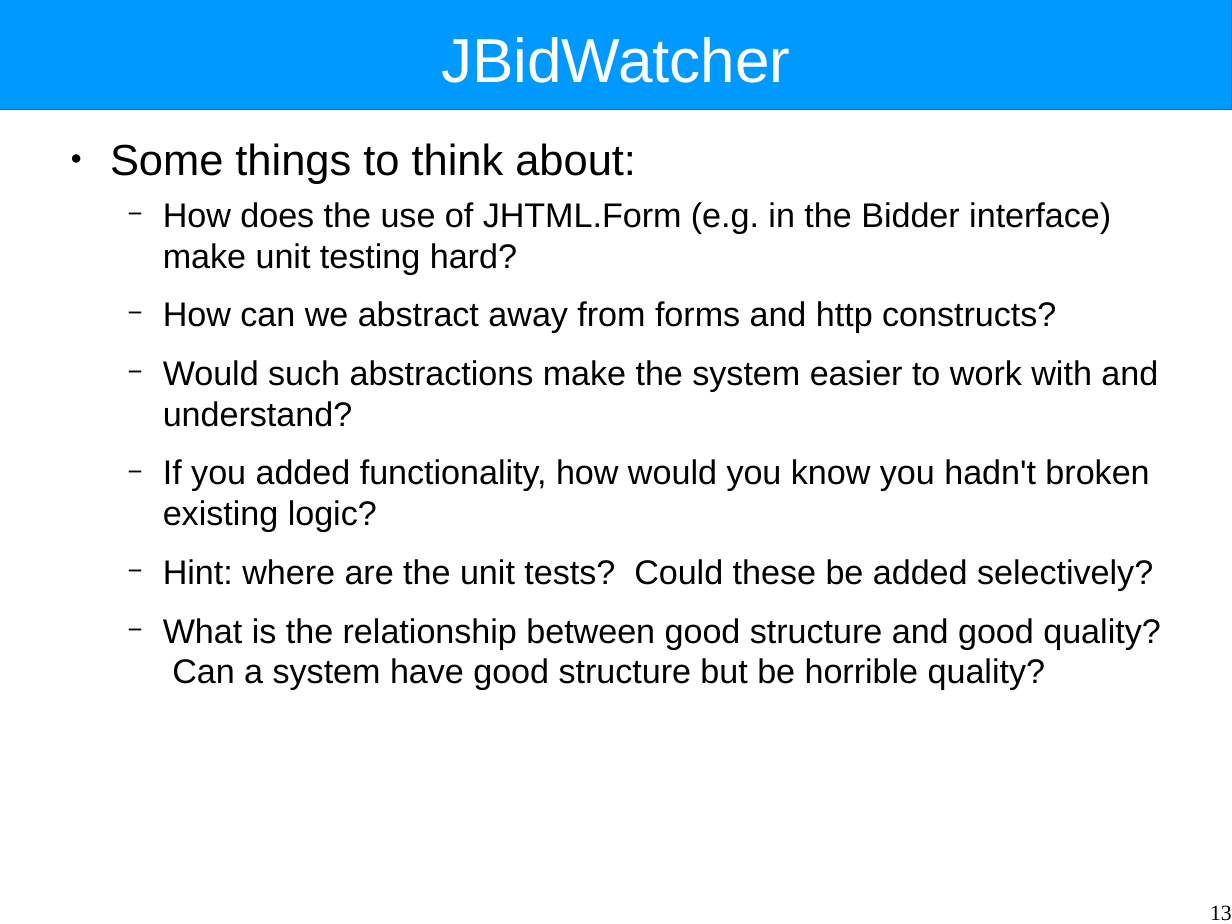
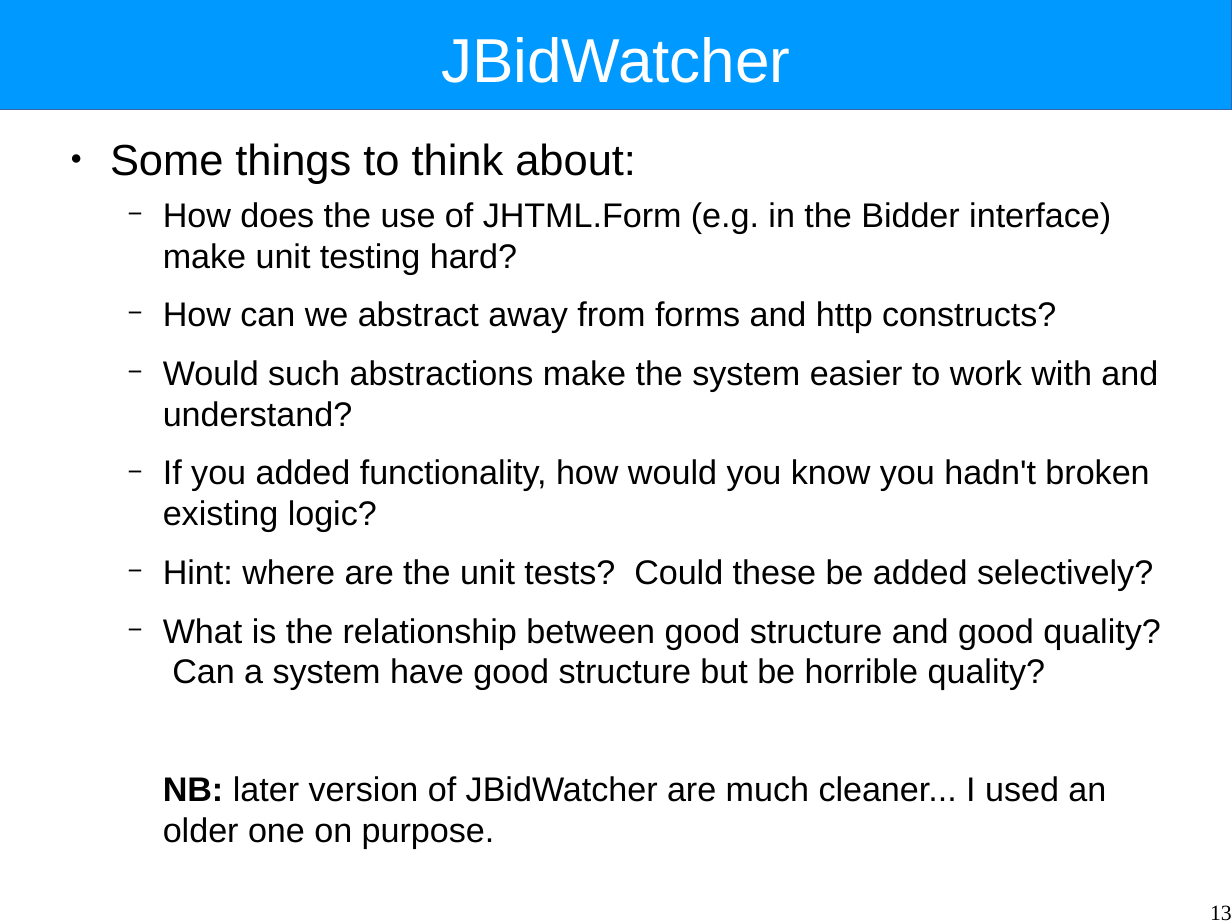
Before and after one commit to Intrinsarc/intrinsarc-evolve, a slide deck: slide 13 of Academic Work/lectures/system-structure-tutorial.odp. Drawn at 1232x924 pixels with LibreOffice and Linux fonts; fonts in the diff are those of the drawing. Boxes give left, top, right and bottom in pixels: in the first picture for what was removed or moved away, otherwise in the second. Text is boxed around its words. In the diff, an @@ line names an element or a change of style, - is before the commit and + after.

```diff
--- a/Academic Work/lectures/system-structure-tutorial.odp
+++ b/Academic Work/lectures/system-structure-tutorial.odp
@@ text at (x1=163, y1=776, x2=1106, y2=848): paragraph added @@
+  NB: later version of JBidWatcher are much cleaner... I used an older one on purpose.
```
Also in this commit, not shown: 5 other slides changed, 4 other files.
